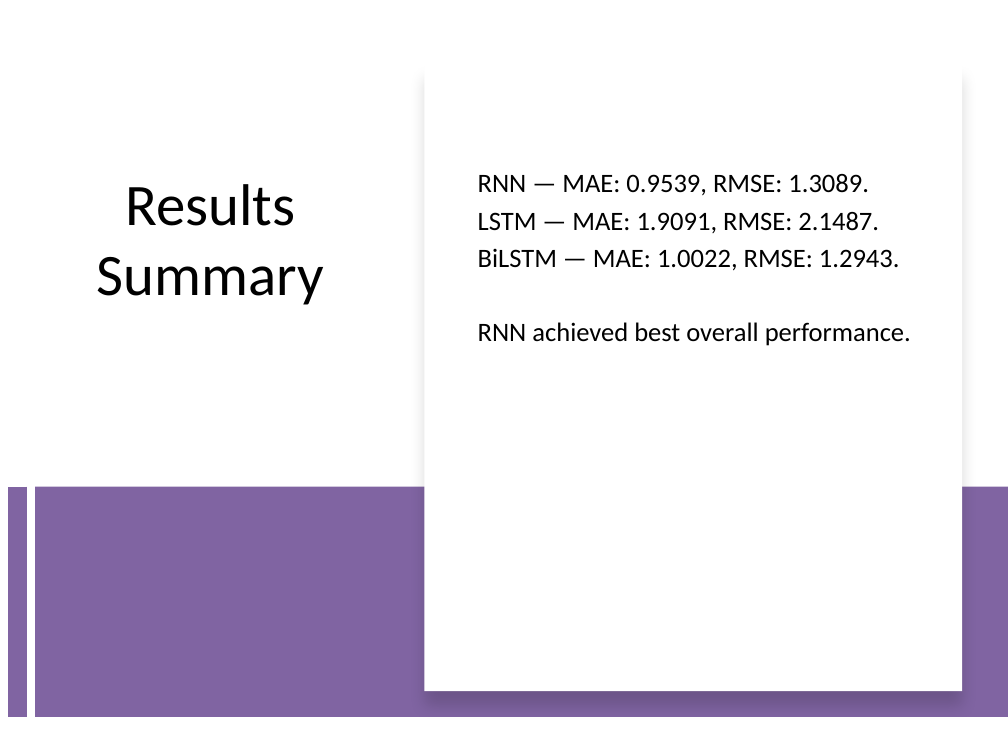
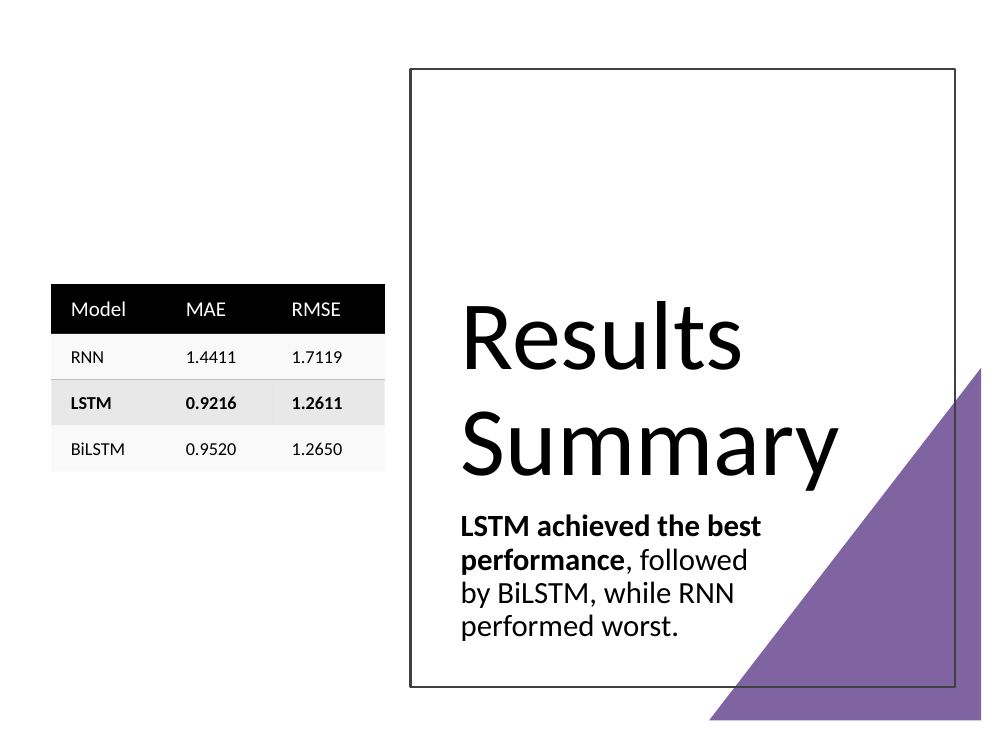
Before and after one commit to Ahhaeyy/DIT5411-RNN-LSTM-Temperature-Forecasting, a slide deck: slide 10 of DIT5411_220134800_Project_Presentation.pptx (slide 9 before the commit). Drawn at 1008x756 pixels with LibreOffice and Linux fonts; fonts in the diff are those of the drawing. Boxes give left, top, right and bottom in pixels: in the first picture for what was removed or moved away, otherwise in the second. Text is boxed around its words. In the diff, an @@ line names an element or a change of style, - is before the commit and + after.

```diff
--- a/DIT5411_220134800_Project_Presentation.pptx
+++ b/DIT5411_220134800_Project_Presentation.pptx
@@ rectangle: place and size @@
-rectangle at [424, 65, 963, 690]
+rectangle at [410, 69, 955, 686]
@@ rectangle at [410, 69, 955, 686]: fill #FFFFFF to none; outline none to #404040 1.5 pt; shadow off @@
@@ title "Results Summary": place and size @@
-title "Results Summary" at [97, 184, 324, 305]
+title "Results Summary" at [461, 301, 840, 491]
@@ title "Results Summary" at [461, 301, 840, 491]: size 42 to 70 pt; alignment centre to left; line spacing 1 to 0.9; vertical alignment top to bottom @@
@@ text removed at [478, 174, 911, 346] @@
-RNN — MAE: 0.9539, RMSE: 1.3089.
-LSTM — MAE: 1.9091, RMSE: 2.1487.
-BiLSTM — MAE: 1.0022, RMSE: 1.2943.
-RNN achieved best overall performance.
@@ table added at [51, 284, 385, 472], 4 rows, 3 columns @@
+Model | MAE | RMSE
+RNN | 1.4411 | 1.7119
+LSTM | 0.9216 | 1.2611
+BiLSTM | 0.9520 | 1.2650
@@ right triangle added at [709, 368, 981, 721], fill #8064A2 @@
@@ line removed from (17, 487) to (17, 717) @@
@@ rectangle removed at [35, 487, 1008, 717] @@
@@ text added at [461, 514, 762, 641], 22 pt, text #000000 @@
+LSTM achieved the best performance, followed by BiLSTM, while RNN performed worst.
```
Also in this commit, not shown: 9 other slides changed, 1 slide added, 1 other file.
